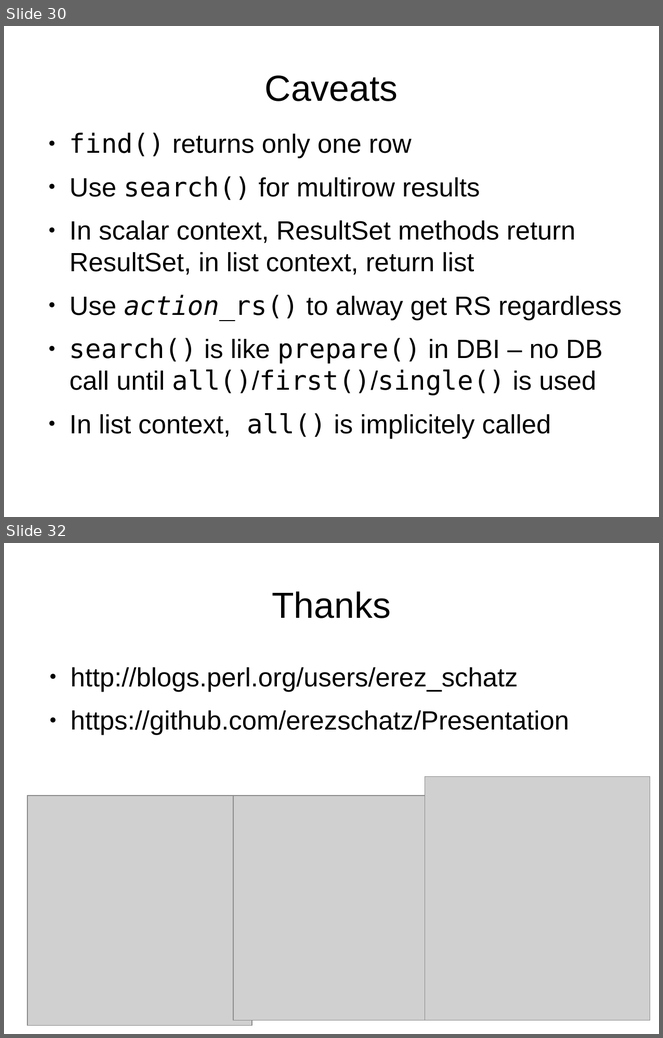
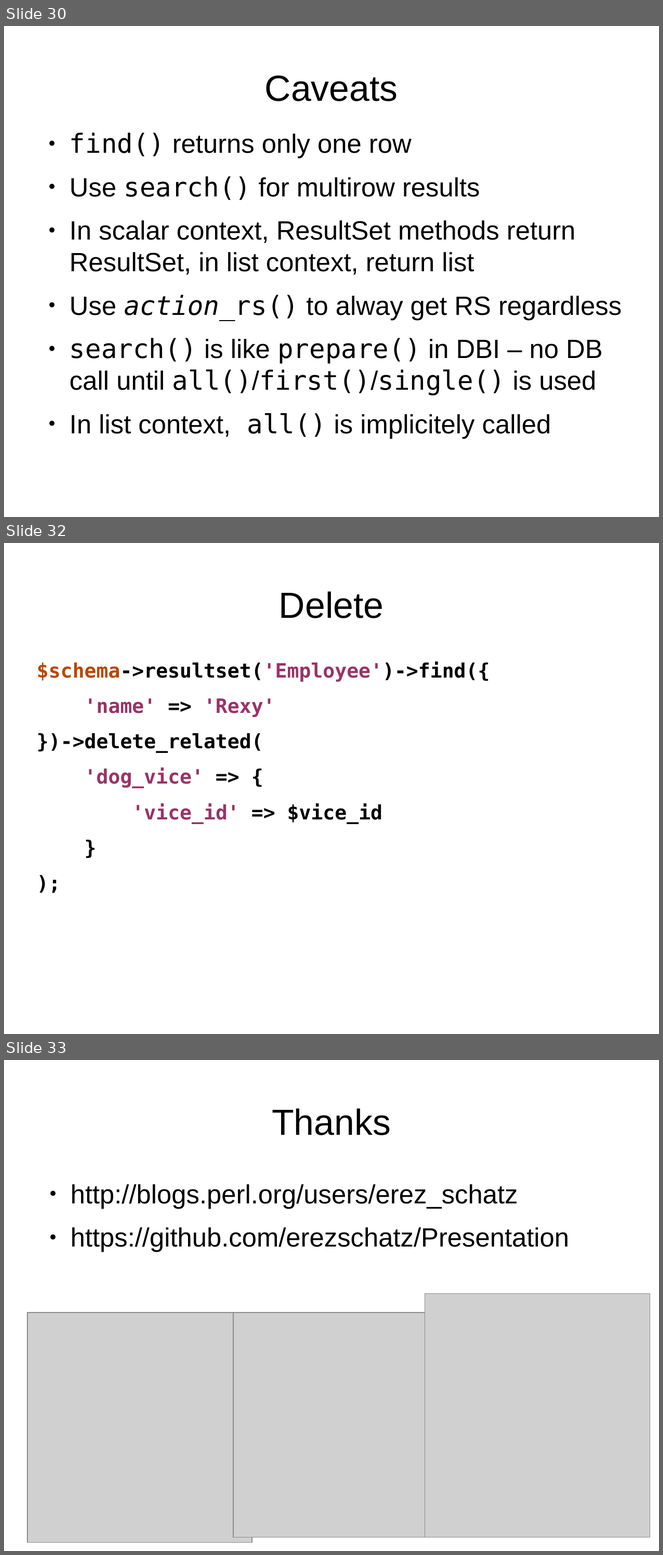
Before and after one commit to erezschatz/Presentation, a slide deck: dbix-class.odp. Shown one above the other, each under a label of ours: slides 30 and 32 before the commit, slides 30, 32 and 33 after it; the slides between them are not shown. The pictures are 663x1038 and 663x1555 pixels, drawn with LibreOffice and Linux fonts; fonts in the diff are those of the drawing; grey boxes stand for pictures. Boxes give left, top, right and bottom in pixels: in the first picture for what was removed or moved away, otherwise in the second. Text is boxed around its words. In the diff, an @@ line names an element or a change of style, - is before the commit and + after.

```diff
--- a/dbix-class.odp
+++ b/dbix-class.odp
@@ slide 32 added at bbox=[4, 543, 659, 1034], background #FFFFFF @@
@@ title added at bbox=[279, 591, 384, 618], 44 pt, text #000000 @@
+Delete
@@ text added at bbox=[37, 662, 490, 824], 24 pt, text #000000, bold @@
+$schema->resultset('Employee')->find({
+'name' => 'Rexy'
+})->delete_related(
+'dog_vice' => {
+'vice_id' => $vice_id
+}
+);
@@ what was slide 32 is now slide 33 @@
```
Also in this commit, not shown: 3 slides changed.
